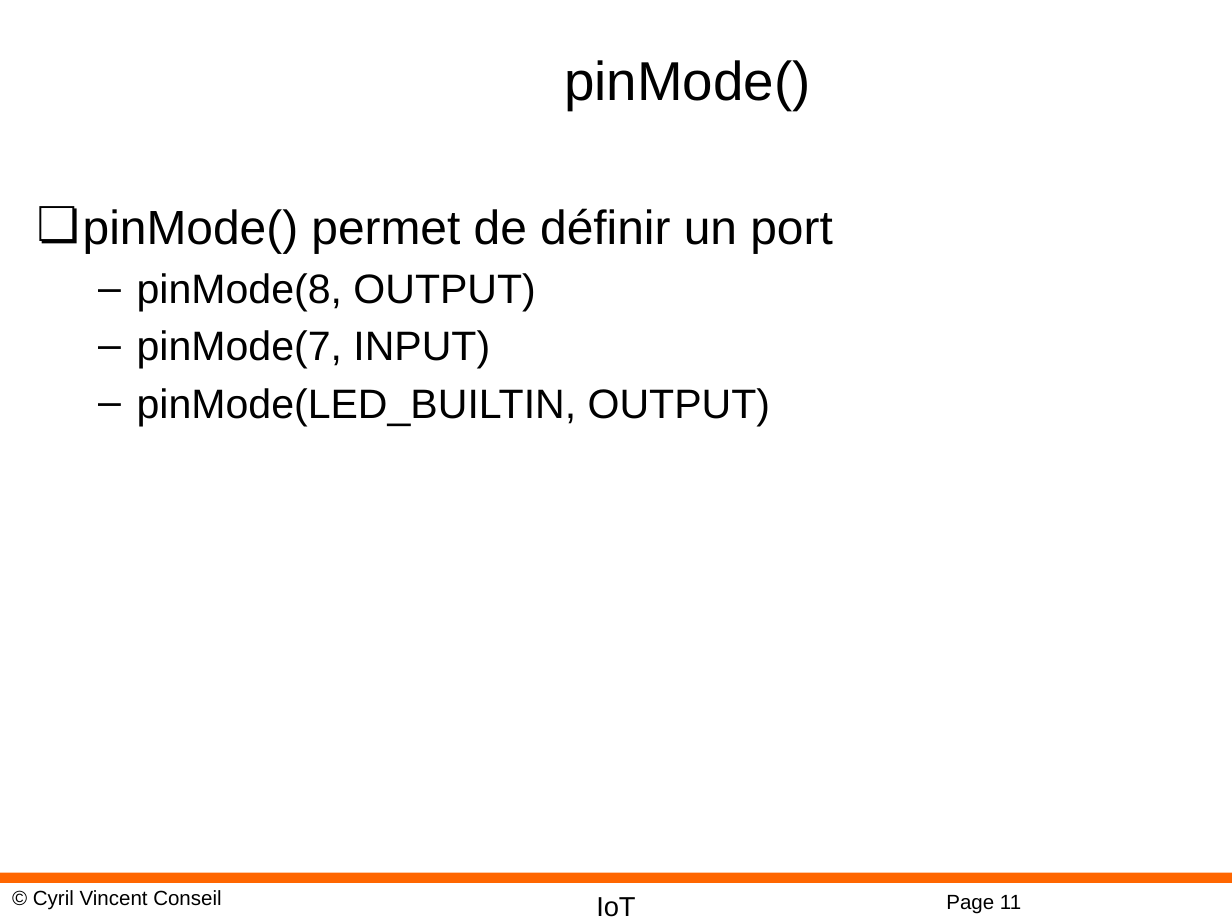
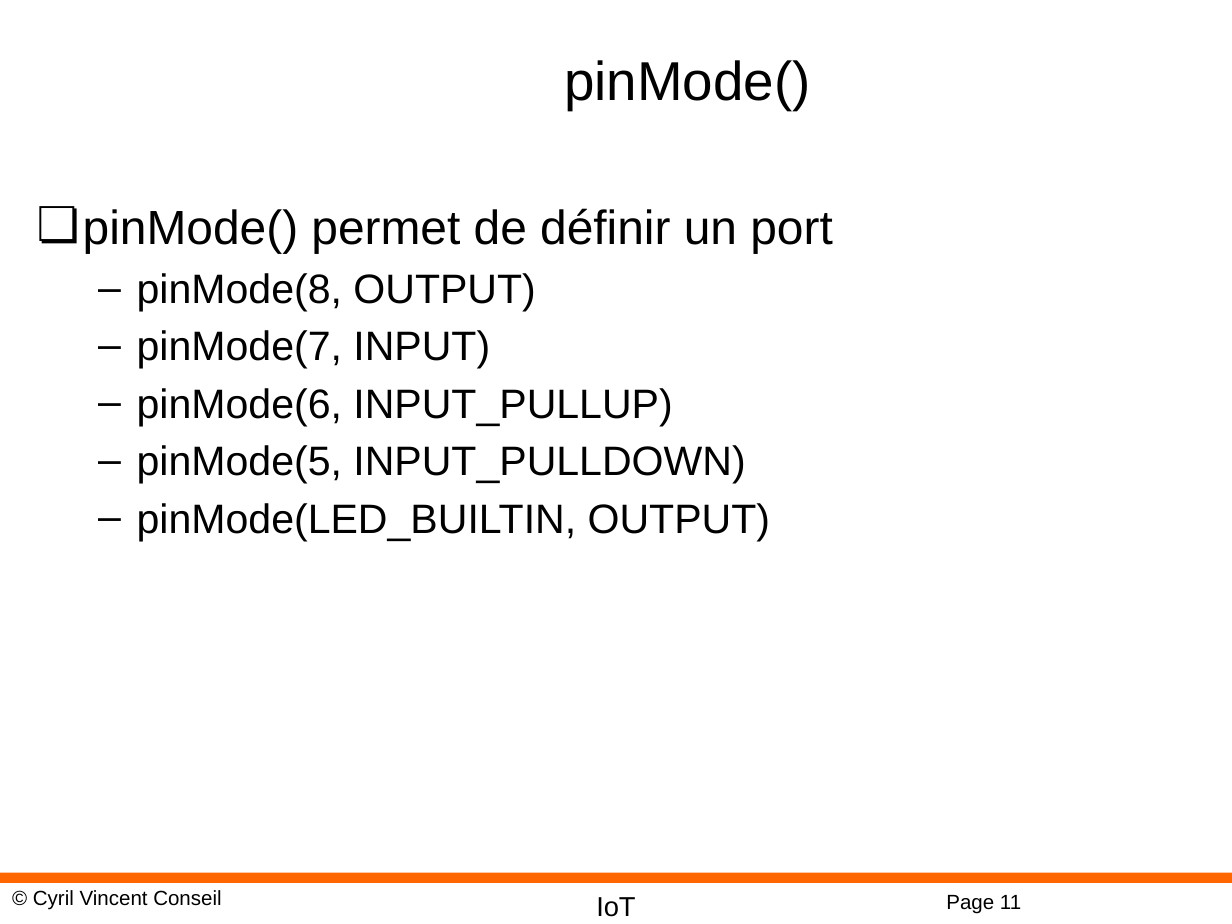
Before and after one commit to cyrilvincent/IoT, a slide deck: slide 11 of ppt/IoT04-ArduinoDev.pptx. Drawn at 1232x924 pixels with LibreOffice and Linux fonts; fonts in the diff are those of the drawing; background and template pictures are left out. Boxes give left, top, right and bottom in pixels: in the first picture for what was removed or moved away, otherwise in the second. Text is boxed around its words. In the diff, an @@ line names an element or a change of style, - is before the commit and + after.

```diff
--- a/ppt/IoT04-ArduinoDev.pptx
+++ b/ppt/IoT04-ArduinoDev.pptx
@@ text at [137, 388, 745, 484]: paragraphs added @@
+  – pinMode(6, INPUT_PULLUP)
+  – pinMode(5, INPUT_PULLDOWN)
```
Also in this commit, not shown: 2 other slides changed, 3 slides added, 35 other files.
